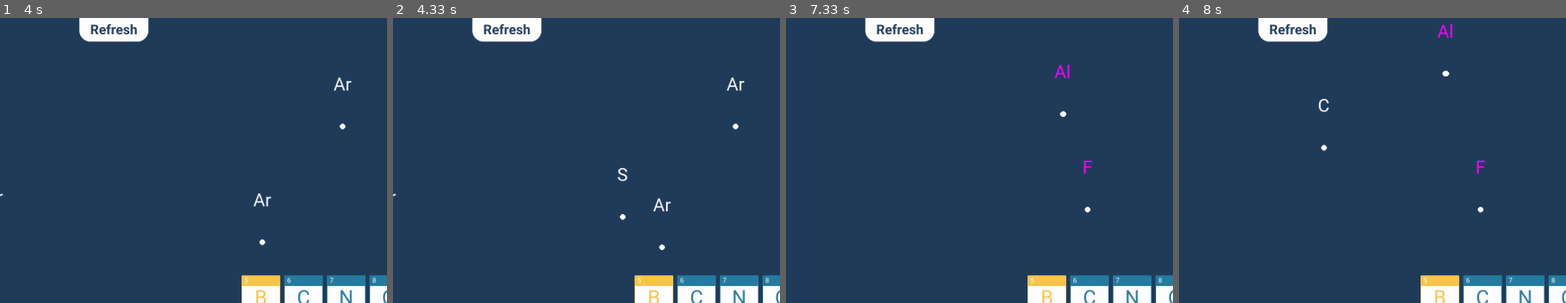
Above: before the commit, frames 1-4 (left to right).
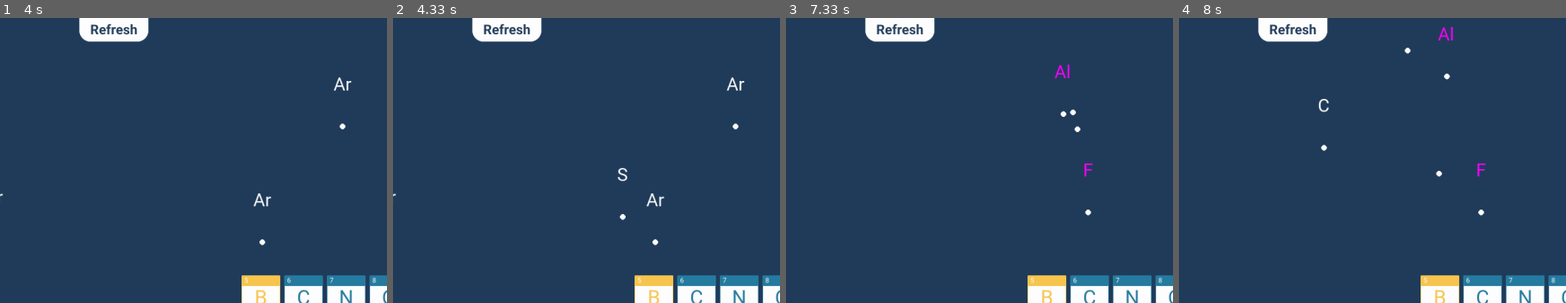
Above: after the commit, the same moments.

Repository: 15collinst/Pygame
Game: pygame game, started from main.py
Two runs of this game, one before a commit and one after it. Both use one fixed random seed, a clock stepped at 60 frames per second and the inputs below.
Inputs (mouse positions are % of the whole screen's width and height, from its top left):
- Up to frame 1 (4 s): press the mouse at (91, 57) at 0.37 s; move the mouse to (89, 49) at 0.47 s; release the mouse at (88, 40) at 0.6 s; press the mouse at (97, 57) at 1.83 s; move the mouse to (66, 44) at 1.93 s; release the mouse at (35, 31) at 2.07 s; press the mouse at (97, 57) at 2.17 s; move the mouse to (87, 36) at 2.27 s; release the mouse at (78, 14) at 2.4 s; press the mouse at (97, 57) at 3.07 s; move the mouse to (84, 43) at 3.17 s; release the mouse at (71, 29) at 3.3 s; press the mouse at (86, 57) at 3.97 s
- Up to frame 2 (4.33 s): move the mouse to (76, 43) at 4.07 s; release the mouse at (66, 28) at 4.2 s
- Up to frame 3 (7.33 s): press the mouse at (50, 2) at 4.87 s; move the mouse to (66, 42) at 4.97 s; release the mouse at (81, 82) at 5.1 s; press the mouse at (75, 49) at 5.2 s; move the mouse to (58, 40) at 5.3 s; release the mouse at (41, 31) at 5.43 s; press the mouse at (69, 57) at 5.53 s; move the mouse to (47, 42) at 5.63 s; release the mouse at (24, 28) at 5.77 s; click (50, 2) at 5.88 s; press the mouse at (69, 57) at 6.2 s; move the mouse to (71, 36) at 6.3 s; release the mouse at (73, 16) at 6.43 s; press the mouse at (91, 49) at 6.53 s; move the mouse to (82, 35) at 6.63 s; release the mouse at (74, 22) at 6.77 s
- Up to frame 4 (8 s): press the mouse at (97, 57) at 7.43 s; move the mouse to (58, 45) at 7.53 s; move the mouse to (19, 32) at 7.63 s; release the mouse at (19, 32) at 7.67 s; press the mouse at (75, 49) at 7.77 s; move the mouse to (64, 32) at 7.87 s; move the mouse to (54, 15) at 7.97 s
The pictures show only the part of the screen within x 36-86%, y 0-50%; the shares and areas given below are measured in that part.

Frame 1 is identical in both runs. In frame 2, 0.2% of the frame differs, in the area x 65-72%, y 61-82%; in frame 3, 0.2%; in frame 4, 0.4%, in the area x 58-80%, y 1-70%.

Commit message:
Elements bond to eachother!! but only for hydrogen and only two!

Diff:
--- a/electron.py
+++ b/electron.py
@@ -9,11 +9,10 @@
         electron.bonded = False
 
     def get_angle(electron, other_x, other_y, ex, ey):
-        x, y = electron.get_position(ex, ey)
-        dx = x - other_x
-        dy = y - other_y
+        dx = ex - other_x
+        dy = ey - other_y
 
-        adjustment = math.degrees(math.atan2(dx, dy))+90
+        electron.angle = math.degrees(math.atan2(dx, dy))+180
 
     def get_position(electron, mx, my):
         orbit_radius = 75
--- a/sprite.py
+++ b/sprite.py
@@ -21,6 +21,7 @@
         element.unbonded_electrons = []
         element.bonded_electrons = []
         element.borrowed_electrons = []
+        element.bonded = False
 
         # deduce the number of outer shell electrons
         num_of_electrons = atomic_number
@@ -67,7 +68,6 @@
             if num_of_outer_electrons == 8: return None
             else: return num_of_outer_electrons
 
-
     def bond_element(element, list_of_elements):
         for other_element in list_of_elements:
 
@@ -80,30 +80,31 @@
                 distance_apart = int(math.sqrt((ex - ox)**2 + (ey - oy)**2))
 
                 # if element is unreactive the push an extra 100px away
-                if element.get_num_of_electrons() == 8 or element.get_num_of_electrons() == 2:
+                if element.get_num_of_electrons() == 8 or element.get_num_of_electrons() == 2 and not element.bonded:
                     if distance_apart < ((75 * 2) + 100):
                         x,y = element.move_element(ex, ey, ox, oy, "push")
                         other_element.set_coordinates(x,y)
 
 
                 # if the element is bonded and too close to something else then push apart to a 100px distance
-                if element.get_sharing_electrons() == None or other_element.get_sharing_electrons() == None:
-                    if distance_apart < (75 * 2):
+                if element.bonded:
+                    element.bonded_electrons[0].get_angle(ox, oy, ex, ey)
+                    element.borrowed_electrons[0].get_angle(ox, oy, ex, ey)
+                    if distance_apart < (80 * 2):
                         x,y = element.move_element(ex, ey, ox, oy, "push")
                         other_element.set_coordinates(x,y)
 
-
                 # if elements both have a free electron then move closer together and if theyre touching theyre bonded
                 if element.get_sharing_electrons() != None and other_element.get_sharing_electrons() != None:
-                    if distance_apart > (75 * 2):
+                    if distance_apart > (80 * 2):
                          x,y = element.move_element(ex, ey, ox, oy, "pull")
                          other_element.set_coordinates(x,y)
 
-                    if distance_apart < (75 * 2):
+                    if distance_apart < (80 * 2):
                         x,y = element.move_element(ex, ey, ox, oy, "push")
                         other_element.set_coordinates(x,y)
 
-                    if distance_apart == (75 * 2):
+                    if distance_apart == (80 * 2):
                         element.set_bonded(other_element)
                         other_element.set_bonded(element)
                         for i in range(len(element.unbonded_electrons)):
@@ -123,9 +124,11 @@
         element.unbonded_electrons.pop(0)
 
         # move bonded electron to other elements borrowed electrons
-        other_element.bonded_electrons.append(element.bonded_electrons[0])
+        other_element.borrowed_electrons.append(element.bonded_electrons[0])
 
+        # make the element go pink to show its bonded
         element.symbol = element.font.render(element.symbols[element.atomic_number -1], True, (255,0,255))
+        element.bonded = True
 
     def move_element(element, mx, my, x, y, direction):
         dx = mx - x
